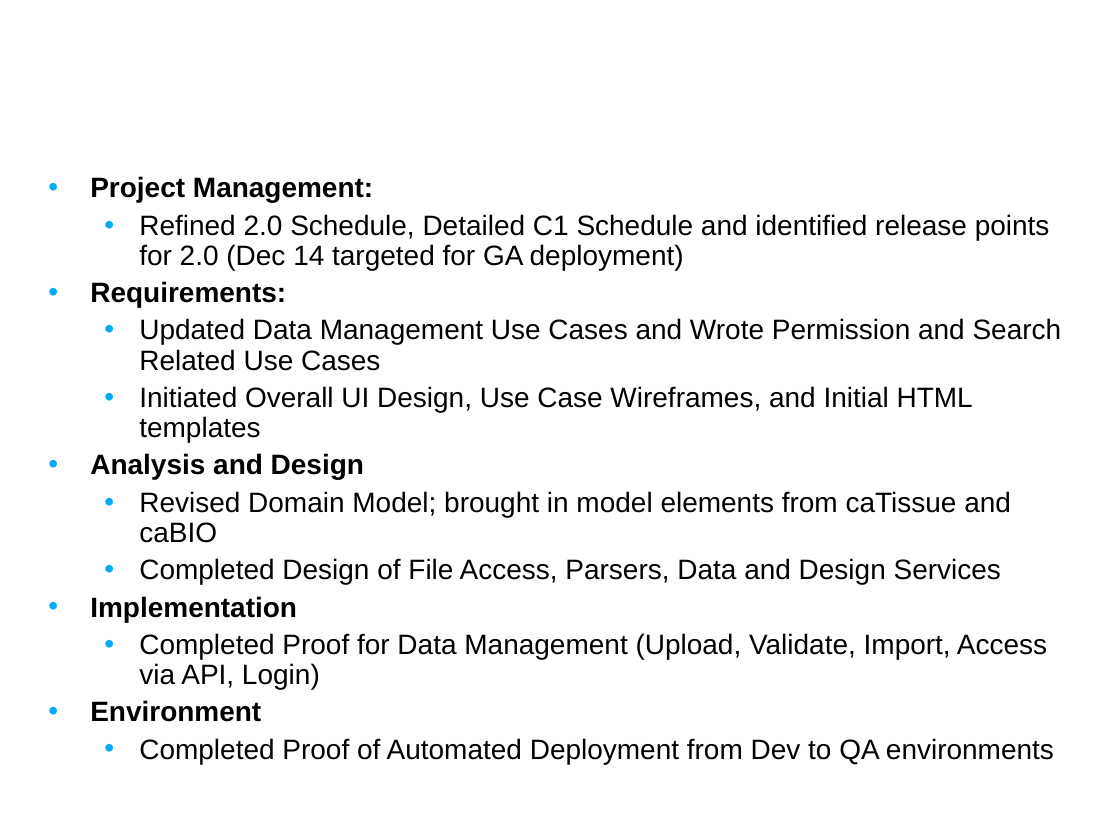
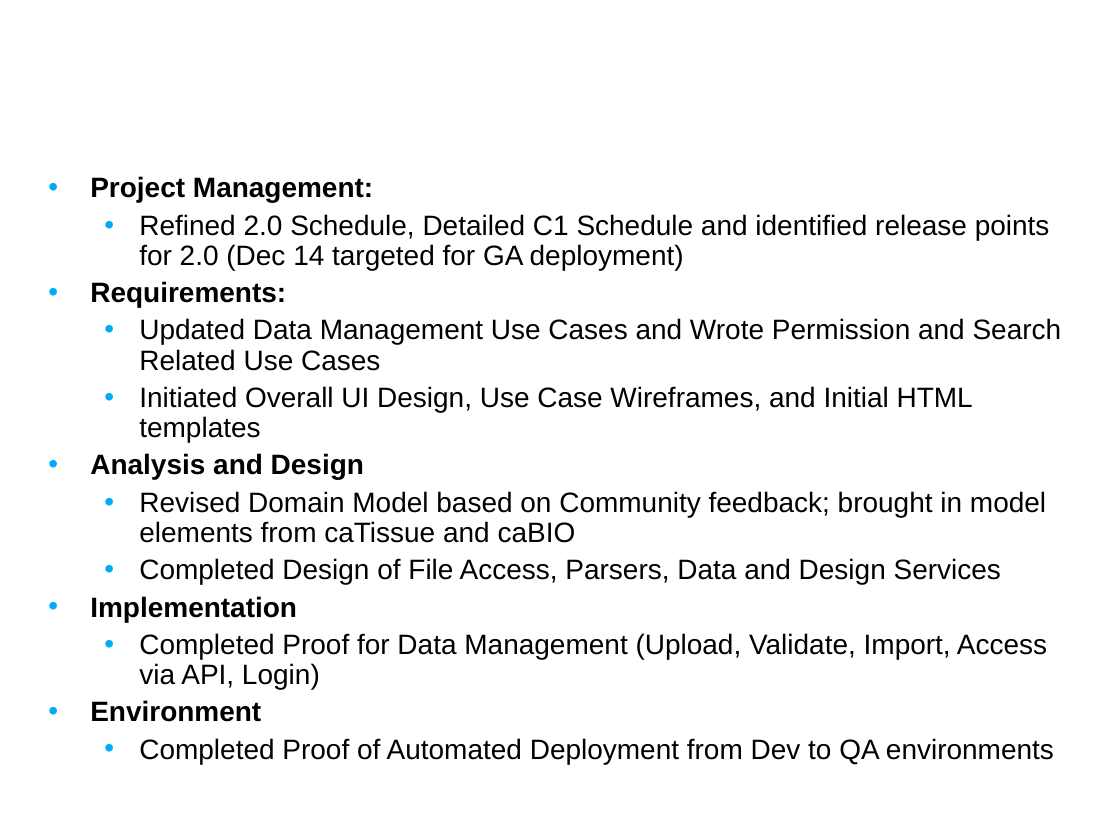
Before and after one commit to NCIP/caarray-docs, a slide deck: slide 8 of project_management/open_meetings/caArray User Community Meeting Sept 12.ppt. Drawn at 1120x840 pixels with LibreOffice and Linux fonts; fonts in the diff are those of the drawing; background and template pictures are left out. Boxes give left, top, right and bottom in pixels: in the first picture for what was removed or moved away, otherwise in the second. Text is boxed around its words. In the diff, an @@ line names an element or a change of style, - is before the commit and + after.

```diff
--- a/project_management/open_meetings/caArray User Community Meeting Sept 12.ppt
+++ b/project_management/open_meetings/caArray User Community Meeting Sept 12.ppt
@@ text at box(139, 491, 1046, 543): text changed @@
-  • Revised Domain Model; brought in model elements from caTissue and caBIO
+  • Revised Domain Model based on Community feedback; brought in model elements from caTissue and caBIO
```
Also in this commit, not shown: 7 other slides changed.
